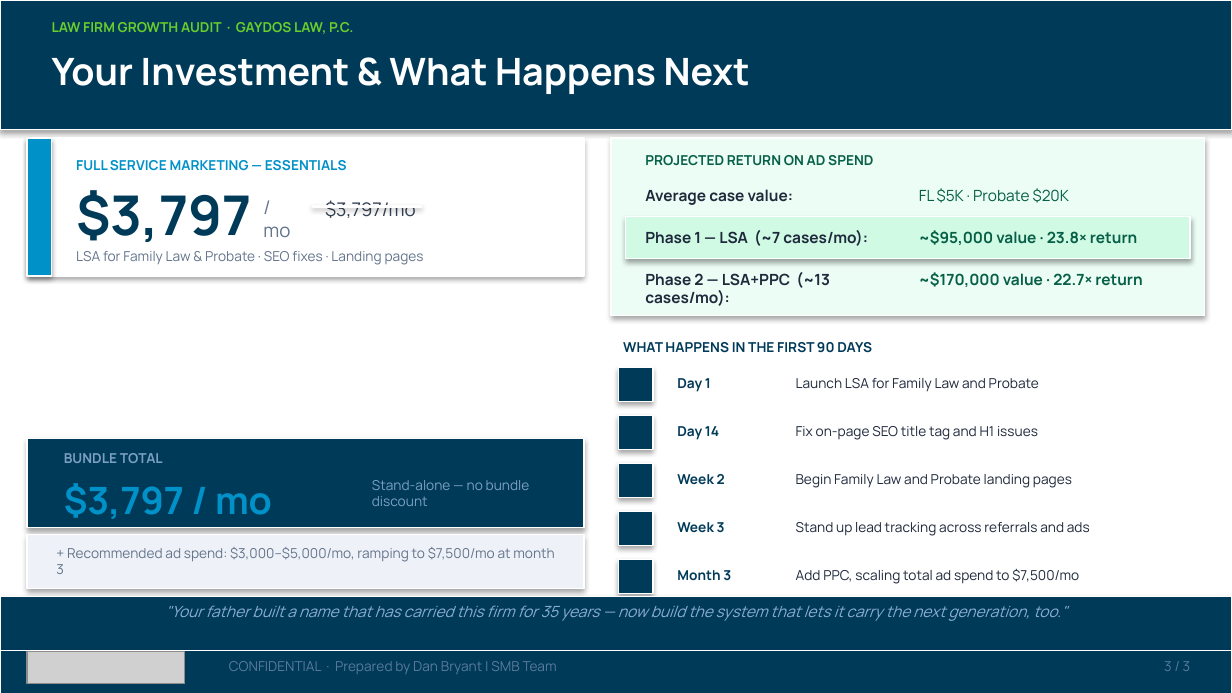
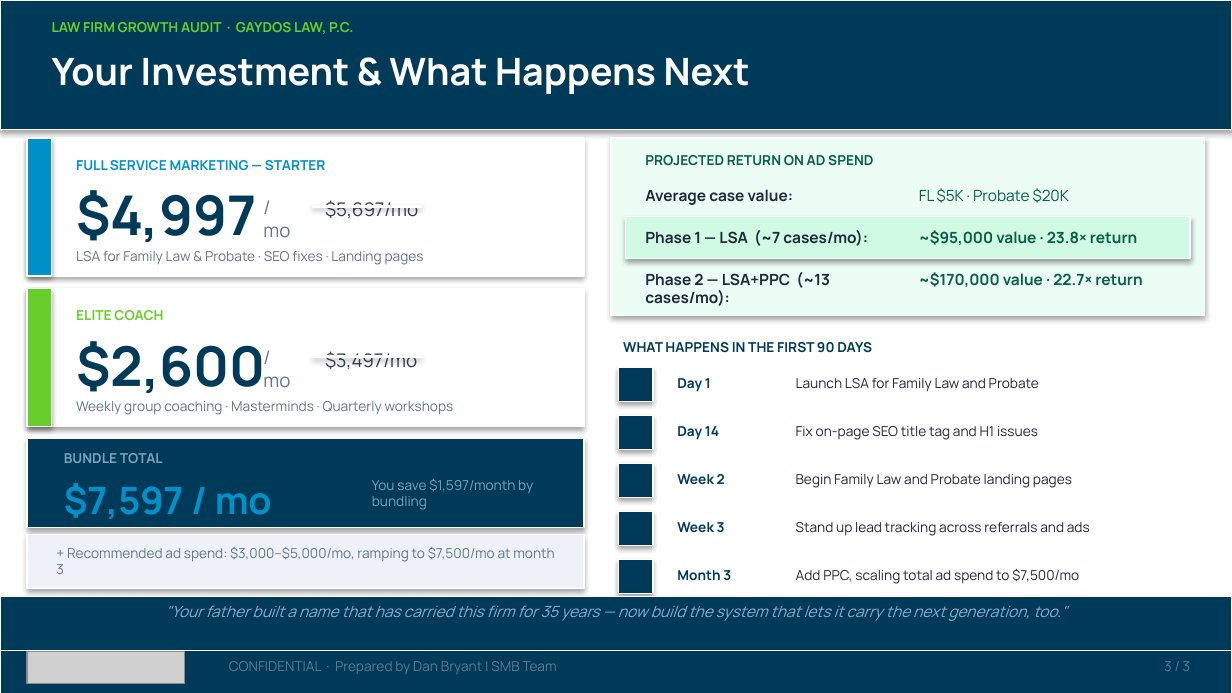
Before and after one commit to SMB-Team-Technology/workwith-smbteam, a slide deck: slide 3 of gaydos-law/Gaydos Law_September 15, 2026_Proposal.pptx. Drawn at 1232x693 pixels with LibreOffice and Linux fonts; fonts in the diff are those of the drawing; grey boxes stand for pictures. Boxes give left, top, right and bottom in pixels: in the first picture for what was removed or moved away, otherwise in the second. Text is boxed around its words. In the diff, an @@ line names an element or a change of style, - is before the commit and + after.

```diff
--- a/gaydos-law/Gaydos Law_September 15, 2026_Proposal.pptx
+++ b/gaydos-law/Gaydos Law_September 15, 2026_Proposal.pptx
@@ text at [76,160,326,171]: text changed @@
-FULL SERVICE MARKETING — ESSENTIALS
+FULL SERVICE MARKETING — STARTER
@@ text at [76,190,256,242]: text changed @@
-$3,797
+$4,997
@@ text at [325,200,418,218]: text changed @@
-$3,797/mo
+$5,697/mo
@@ rectangle added at [27,288,584,426], fill #FFFFFF, outline #FFFFFF 0.75 pt @@
@@ rectangle added at [27,288,52,426], fill #69CD2B, outline #FFFFFF 0.75 pt @@
@@ text added at [76,310,163,320], 8 pt, text #69CD2B, bold @@
+ELITE COACH
@@ text added at [76,341,266,393], 32 pt, text #003A59, bold @@
+$2,600
@@ rectangle added at [313,356,421,357], fill #334155, outline #FFFFFF 0.75 pt @@
@@ text added at [325,351,417,369], 11 pt, text #334155 @@
+$3,497/mo
@@ text added at [263,376,290,387], 11 pt, text #64748B @@
+/mo
@@ text added at [76,401,454,415], 8 pt, text #64748B @@
+Weekly group coaching · Masterminds · Quarterly workshops
@@ text at [372,479,533,510]: text changed @@
-Stand-alone — no bundle discount
+You save $1,597/month by bundling
@@ text at [64,483,272,519]: text changed @@
-$3,797 / mo
+$7,597 / mo
```
Also in this commit, not shown: 1 other slide changed, 9 other files.
